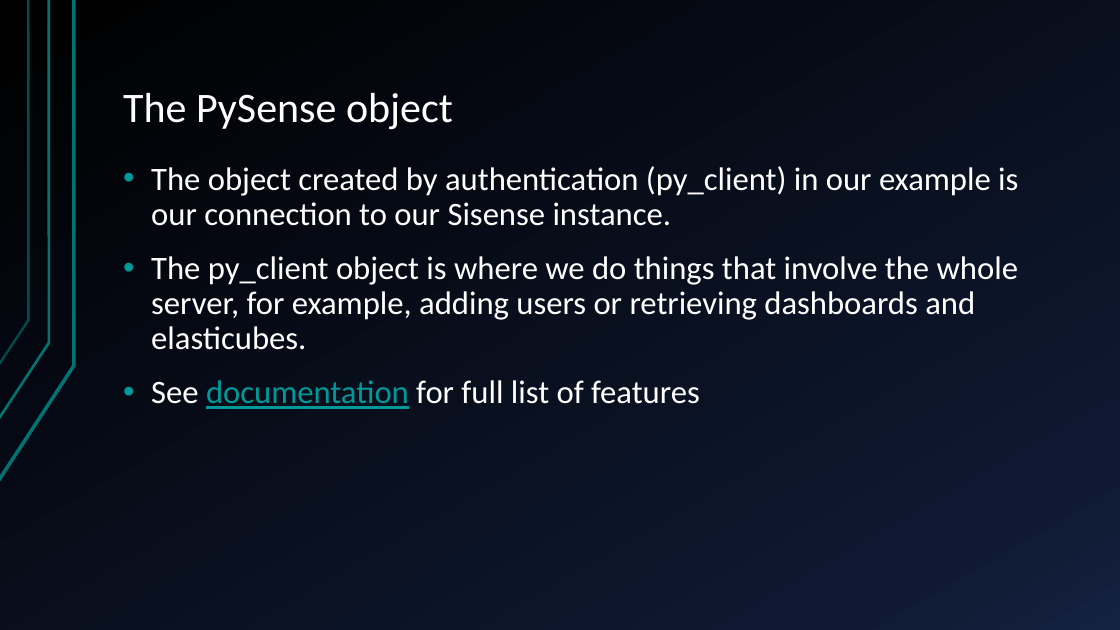
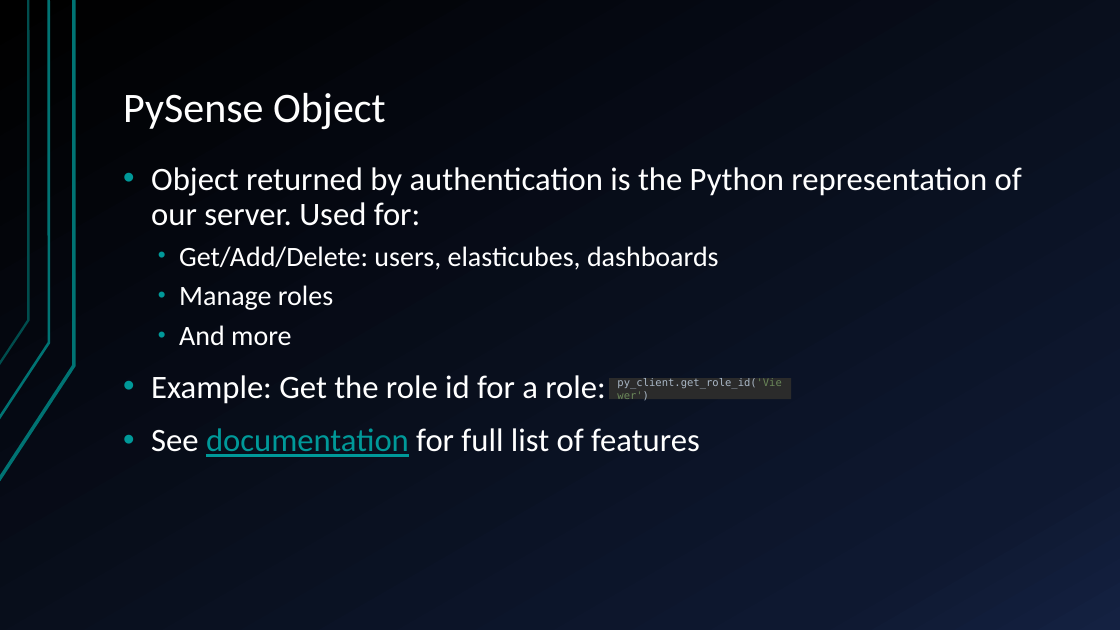
Before and after one commit to nathangiusti/PySense, a slide deck: slide 13 of PySenseTutorial.pptx (slide 16 before the commit). Drawn at 1120x630 pixels with LibreOffice and Linux fonts; fonts in the diff are those of the drawing. Boxes give left, top, right and bottom in pixels: in the first picture for what was removed or moved away, otherwise in the second. Text is boxed around its words. In the diff, an @@ line names an element or a change of style, - is before the commit and + after.

```diff
--- a/PySenseTutorial.pptx
+++ b/PySenseTutorial.pptx
@@ title at <box>123,93,386,130</box>: text changed @@
-The PySense object
+PySense Object
@@ text at <box>151,167,1022,404</box>: text changed @@
-• The object created by authentication (py_client) in our example is our connection to our Sisense instance.
-• The py_client object is where we do things that involve the whole server, for example, adding users or retrieving dashboards and elasticubes.
+• Object returned by authentication is the Python representation of our server. Used for:
+  • Get/Add/Delete: users, elasticubes, dashboards
+  • Manage roles
+  • And more
+• Example: Get the role id for a role:
@@ rectangle added at <box>609,378,791,399</box>, fill #2B2B2B, 9 pt, text #A9B7C6 @@
+py_client.get_role_id('Viewer')
```
Also in this commit, not shown: 7 other slides changed, 1 slide added, 1 slide removed, 2 other files.
